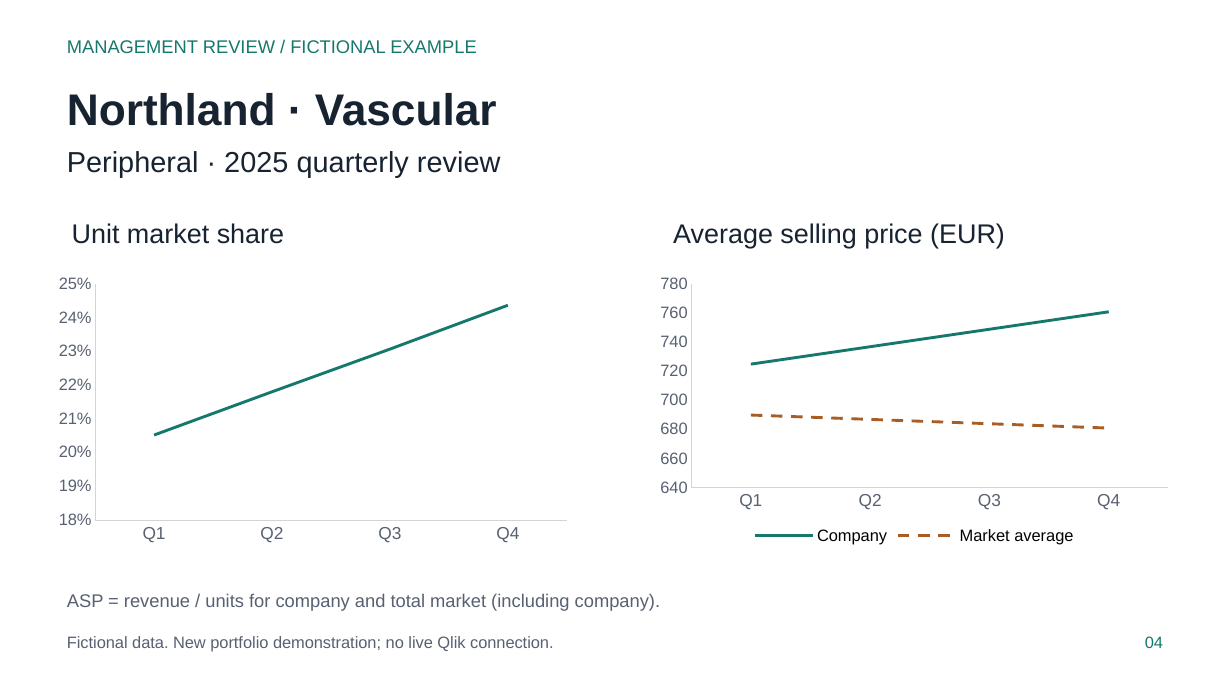
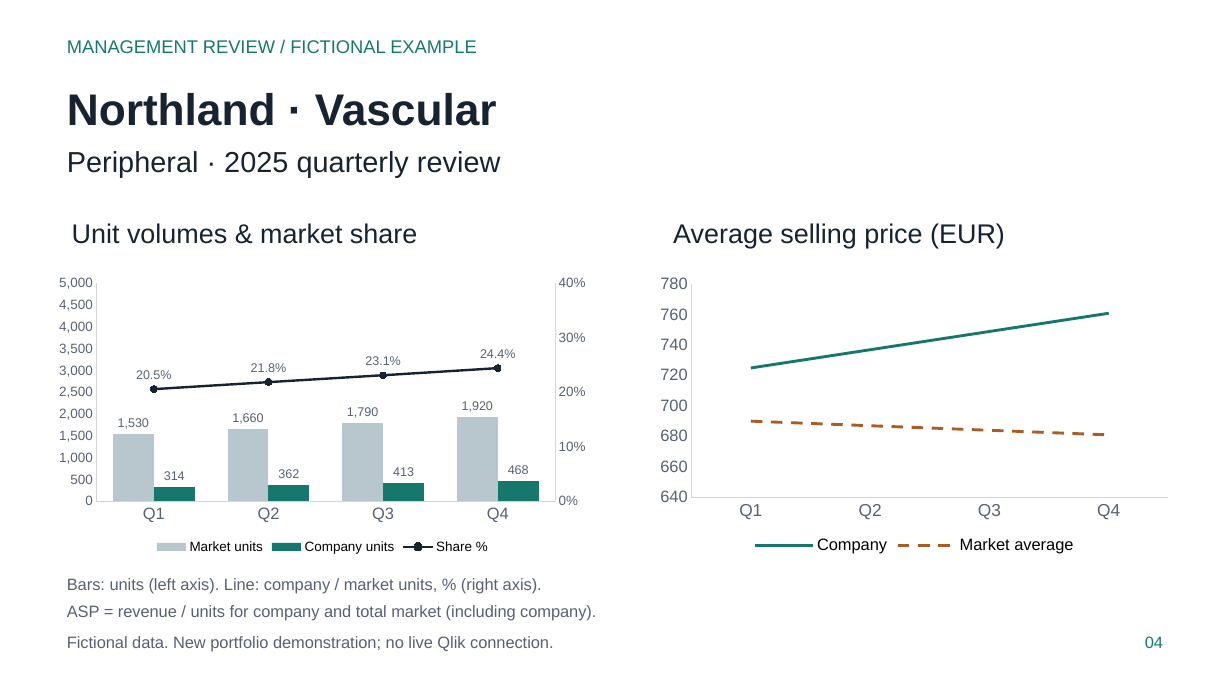
Before and after one commit to mattbang/qlik-reporting-investigation, a slide deck: slide 4 of reports/Country-Product-Report.pptx. Drawn at 1232x693 pixels with LibreOffice and Linux fonts; fonts in the diff are those of the drawing. Boxes give left, top, right and bottom in pixels: in the first picture for what was removed or moved away, otherwise in the second. Text is boxed around its words. In the diff, an @@ line names an element or a change of style, - is before the commit and + after.

Commit message:
Add market and company unit bars with market-share overlay

```diff
--- a/reports/Country-Product-Report.pptx
+++ b/reports/Country-Product-Report.pptx
@@ text at bbox=[72, 223, 417, 244]: text changed @@
-Unit market share
+Unit volumes & market share
@@ line chart at bbox=[48, 270, 597, 558] @@
@@ line chart to column chart @@
-Series 1: 0.205, 0.218, 0.231, 0.244
+Market units: 1530, 1660, 1790, 1920
@@ colour of Market units #16786C to #B8C6CE @@
@@ data labels of Market units added @@
+Company units: 314, 362, 413, 468
+Share %: 0.205, 0.218, 0.231, 0.244
@@ legend changed @@
@@ category axis changed @@
@@ value axis changed @@
@@ second value axis changed @@
@@ bar spacing changed @@
@@ column chart: place and size @@
-column chart at bbox=[48, 270, 578, 549]
+column chart at bbox=[48, 270, 597, 558]
@@ line chart: place and size @@
-line chart at bbox=[650, 270, 1179, 549]
+line chart at bbox=[650, 270, 1179, 558]
@@ text "ASP = revenue / units ...": place and size @@
-text "ASP = revenue / units ..." at bbox=[67, 593, 660, 610]
+text "ASP = revenue / units ..." at bbox=[67, 605, 596, 621]
@@ text "ASP = revenue / units ..." at bbox=[67, 605, 596, 621]: size 14.2 to 12.8 pt @@
@@ text added at bbox=[67, 578, 542, 594], 12.8 pt, text #586171 @@
+Bars: units (left axis). Line: company / market units, % (right axis).
```
Also in this commit, not shown: 11 other slides changed, 25 other files.
